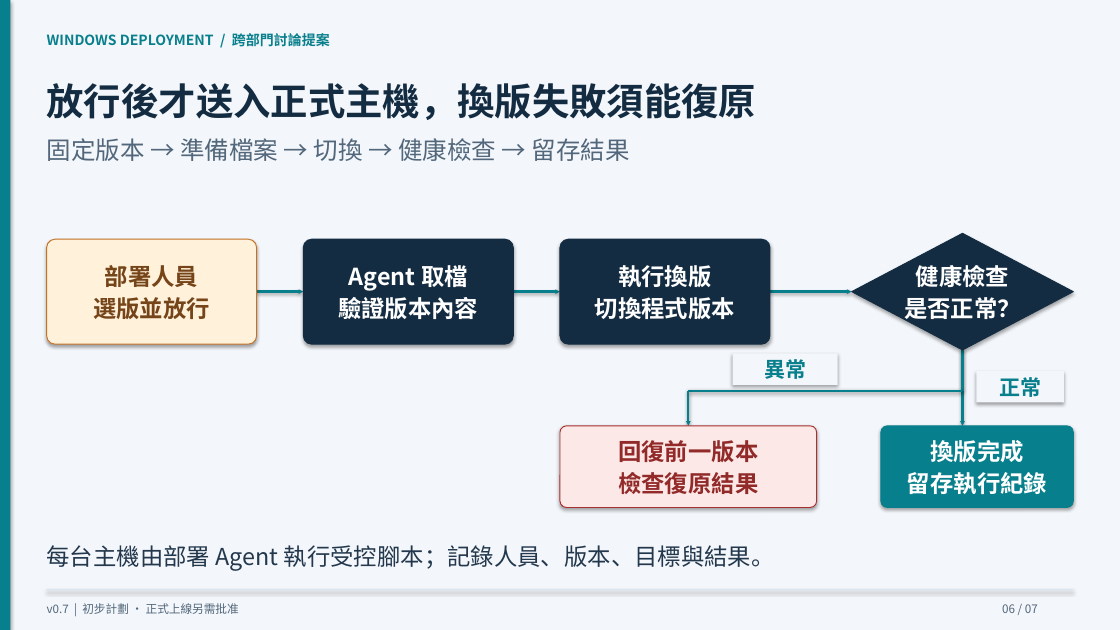
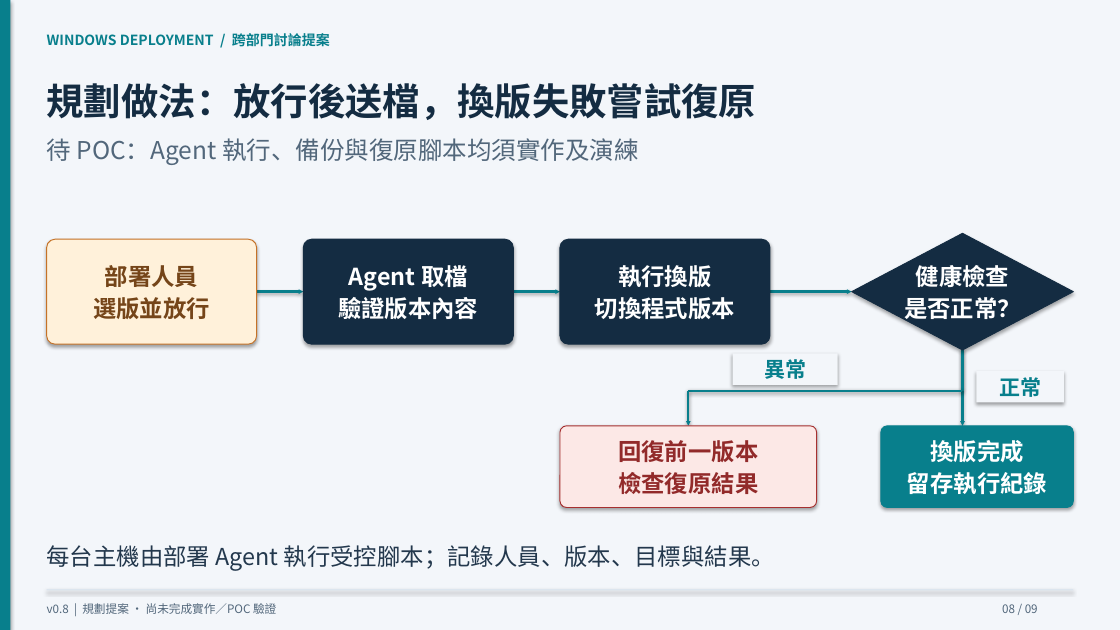
Before and after one commit to cyljacky02/gitlab-win-cicd, a slide deck: slide 8 of docs/presentations/windows-cd-initial-plan.pptx (slide 6 before the commit). Drawn at 1120x630 pixels with LibreOffice and Linux fonts; fonts in the diff are those of the drawing. Boxes give left, top, right and bottom in pixels: in the first picture for what was removed or moved away, otherwise in the second. Text is boxed around its words. In the diff, an @@ line names an element or a change of style, - is before the commit and + after.

```diff
--- a/docs/presentations/windows-cd-initial-plan.pptx
+++ b/docs/presentations/windows-cd-initial-plan.pptx
@@ title at [47,83,757,120]: text changed @@
-放行後才送入正式主機，換版失敗須能復原
+規劃做法：放行後送檔，換版失敗嘗試復原
@@ text at [47,138,638,165]: text changed @@
-固定版本 → 準備檔案 → 切換 → 健康檢查 → 留存結果
+待 POC：Agent 執行、備份與復原腳本均須實作及演練
@@ text at [47,603,276,614]: text changed @@
-v0.7 | 初步計劃 · 正式上線另需批准
+v0.8 | 規劃提案 · 尚未完成實作／POC 驗證
@@ text at [1002,604,1038,613]: text changed @@
-06 / 07
+08 / 09
```
Also in this commit, not shown: 5 other slides changed, 2 slides added, 49 other files.
